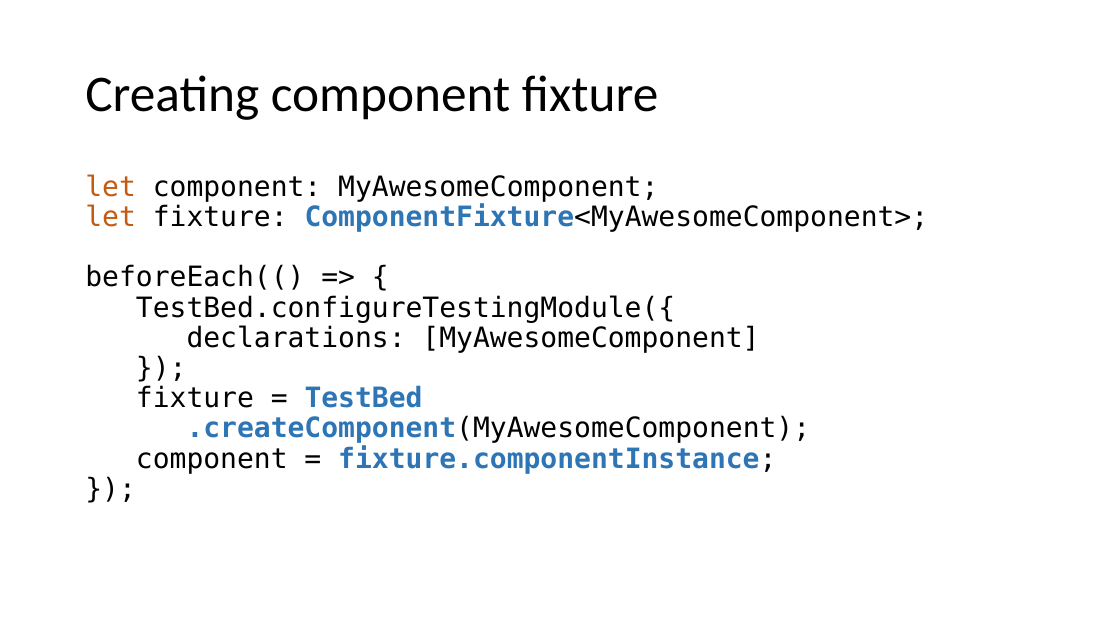
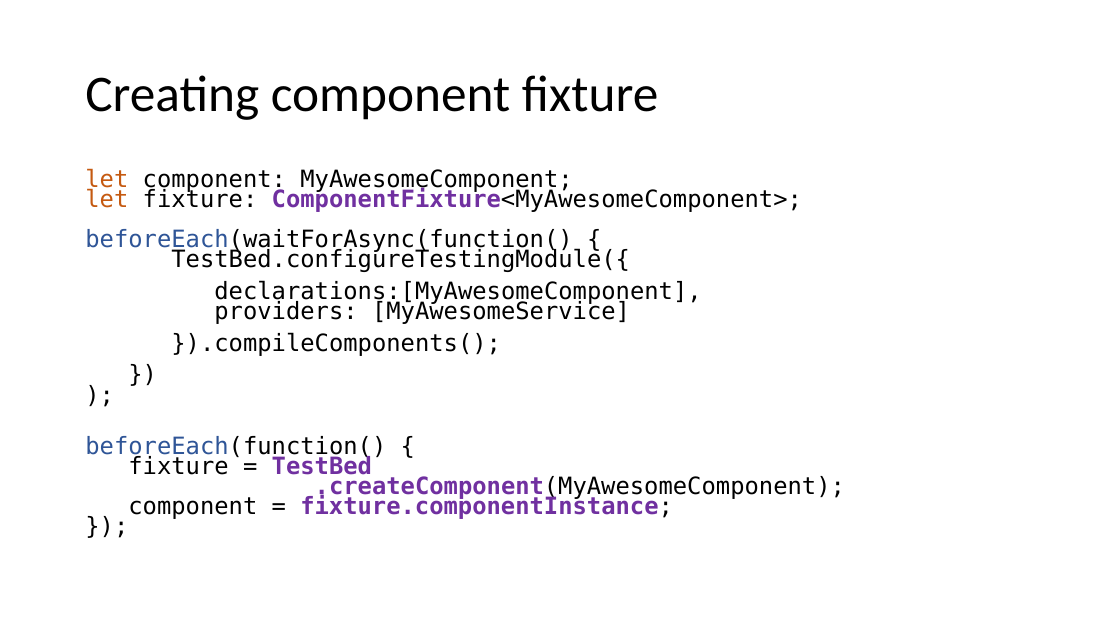
Before and after one commit to cebartling/test-driven, a slide deck: slide 11 of presentations/Introduction to Angular Unit Testing.pptx. Drawn at 1120x630 pixels with LibreOffice and Linux fonts; fonts in the diff are those of the drawing. Boxes give left, top, right and bottom in pixels: in the first picture for what was removed or moved away, otherwise in the second. Text is boxed around its words. In the diff, an @@ line names an element or a change of style, - is before the commit and + after.

Commit message:
Updates to Angular unit testing presentation

```diff
--- a/presentations/Introduction to Angular Unit Testing.pptx
+++ b/presentations/Introduction to Angular Unit Testing.pptx
@@ text at box(85, 168, 845, 519): text changed; size 24 to 20.4 pt @@
-let component: MyAwesomeComponent;
-let fixture: ComponentFixture<MyAwesomeComponent>;
-beforeEach(() => {
-TestBed.configureTestingModule({
-declarations: [MyAwesomeComponent]
-});
-fixture = TestBed
-.createComponent(MyAwesomeComponent);
-component = fixture.componentInstance;
-});
+let component: MyAwesomeComponent;
+let fixture: ComponentFixture<MyAwesomeComponent>;
+beforeEach(waitForAsync(function() {
+TestBed.configureTestingModule({
+declarations:[MyAwesomeComponent],
+providers: [MyAwesomeService]
+}).compileComponents();
+})
+);
+beforeEach(function() {
+fixture = TestBed
+.createComponent(MyAwesomeComponent);
+component = fixture.componentInstance;
+});
```
Also in this commit, not shown: 11 other slides changed, 4 slides removed.
